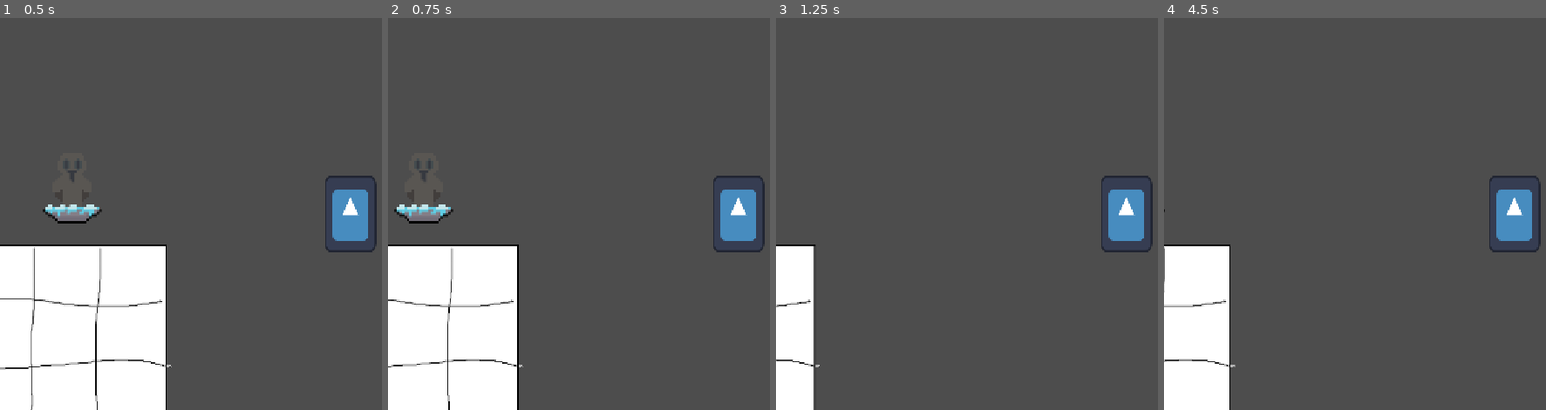
Above: before the commit, frames 1-4 (left to right).
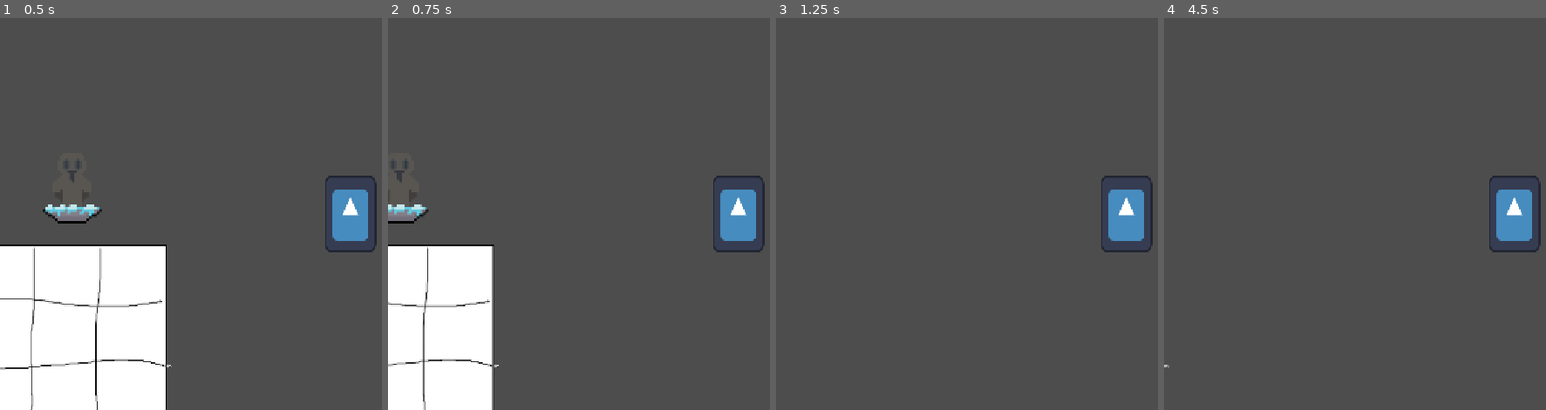
Above: after the commit, the same moments.

Repository: DlekiYa/gamejam2
Game: Godot game, scene res://test.tscn
Same seed, same stepped clock (60 frames per second), same inputs: the game is played once before the commit and once after it. This scene is started directly instead of the project's main scene. The engine's default icon, where the game draws it, is replaced by a stand-in: a white triangle on a blue panel in a dark square.
Inputs (mouse positions are in pixels of both pictures, inside the frame that each line leads up to):
- Up to frame 1 (0.5 s): no input
- Up to frame 2 (0.75 s): tap Enter at 0.5 s; move the mouse to (outside the picture) at 0.52 s; hold D (right) from 0.53 s (still down); tap Mouse wheel down (scroll_down) at 0.6 s
- Up to frame 3 (1.25 s): keep holding D (right)
- Up to frame 4 (4.5 s): move the mouse to (1374, 233) at 1.27 s; release D (right) at 1.28 s; hold S (down) 1.28-2.03 s; tap Mouse wheel up (scroll_up) at 1.35, 2.85, 4.35 s; move the mouse to (outside the picture) at 2.02 s; hold D (right) 2.03-2.78 s; tap Mouse wheel down (scroll_down) at 2.1, 3.6 s; tap Space at 2.75 s; move the mouse to (1477, 292) at 2.77 s; hold W (ui_up) 2.78-3.53 s; tap Enter at 3.5 s; move the mouse to (outside the picture) at 3.52 s; hold A (left) from 3.53 s (still down); move the mouse to (1305, 155) at 4.27 s

Frame 1 is identical in both runs. In frame 2, 4.4% of the frame differs, in the area x 0-36%, y 47-100%; in frame 3, 4.1%; in frame 4, 7.3%, in the area x 0-19%, y 48-100%.
Error after the commit: Invalid access to property or key 'slots' on a base object of type 'null instance'. (res://Script/player.gd:41)

Commit message:
clean stuff up

Diff:
--- a/button.tscn
+++ /dev/null
@@ -1,19 +0,0 @@
-[gd_scene format=3 uid="uid://bs4pwtcv5vo0c"]
-
-[ext_resource type="Texture2D" uid="uid://bbngijjqmwnhm" path="res://icon.svg" id="1_r04n3"]
-
-[node name="Control" type="Button" unique_id=1276257527]
-anchors_preset = 15
-anchor_right = 1.0
-anchor_bottom = 1.0
-grow_horizontal = 2
-grow_vertical = 2
-
-[node name="Sprite2D" type="Sprite2D" parent="." unique_id=2061546065]
-position = Vector2(64, 64)
-texture = ExtResource("1_r04n3")
-
-[node name="CenterContainer" type="CenterContainer" parent="." unique_id=1907429761]
-layout_mode = 0
-offset_right = 128.0
-offset_bottom = 128.0
--- a/grid.gd
+++ /dev/null
@@ -1,41 +0,0 @@
-extends Sprite2D
-
-
-@export var grid: Array[Node2D]
-@export var highlight_sprite: Sprite2D
-var selected: int
-var player_inside: Player
-
-# Called when the node enters the scene tree for the first time.
-func _ready() -> void:
-	var area_2d: Area2D = $Area2D
-	area_2d.body_entered.connect(_body_entered)
-	area_2d.body_exited.connect(_body_exited)
-
-# Called every frame. 'delta' is the elapsed time since the previous frame.
-func _process(_delta: float) -> void:
-	if player_inside != null:
-		recalc_closest(player_inside)
-
-
-func recalc_closest(player: Player) -> void:
-	var min_dist: float = 100000.0
-	var min_index: int= -1
-	var curr_index: int = 0
-	for node: Node2D in grid:
-		if node.global_position.distance_to(player.global_position) < min_dist:
-			min_dist = node.global_position.distance_to(player.global_position)
-			min_index = curr_index
-		curr_index += 1
-	selected = min_index
-	highlight_sprite.position = grid[selected].position
-	highlight_sprite.show()
-
-func _body_entered(body: Node2D) -> void:
-	if body is Player:
-		player_inside = body
-
-func _body_exited(body: Node2D) -> void:
-	if body is Player:
-		highlight_sprite.hide()
-		player_inside = null
--- a/hotbar.tscn
+++ /dev/null
@@ -1,23 +0,0 @@
-[gd_scene format=3 uid="uid://dne46pvtwdgou"]
-
-[ext_resource type="PackedScene" uid="uid://bs4pwtcv5vo0c" path="res://button.tscn" id="1_mjyg7"]
-
-[node name="Control" type="Control" unique_id=889720321]
-layout_mode = 3
-anchors_preset = 15
-anchor_right = 1.0
-anchor_bottom = 1.0
-offset_left = -2.0
-offset_top = 521.0
-offset_right = -2.0
-offset_bottom = 521.0
-grow_horizontal = 2
-grow_vertical = 2
-
-[node name="HBoxContainer" type="HBoxContainer" parent="." unique_id=1190533448]
-layout_mode = 0
-offset_right = 1184.0
-offset_bottom = 128.0
-
-[node name="Control" parent="HBoxContainer" unique_id=1276257527 instance=ExtResource("1_mjyg7")]
-layout_mode = 2
--- a/player.gd
+++ /dev/null
@@ -1,9 +0,0 @@
-class_name Player extends CharacterBody2D
-
-
-@export var speed: float = 300
-
-func _physics_process(_delta: float) -> void:
-	var direction: Vector2 = Input.get_vector("left", "right", "up", "down")
-	velocity = speed * direction
-	move_and_slide()
--- a/project.godot
+++ b/project.godot
@@ -14,8 +14,6 @@
 run/main_scene="uid://cddysvsuag50v"
 config/features=PackedStringArray("4.7", "Forward Plus")
 config/icon="res://icon.svg"
-
-[debug]
 
 [display]
 
@@ -72,8 +70,10 @@
 }
 right={
 "deadzone": 0.2,
-"events": [Object(InputEventKey,"resource_local_to_scene":fa …(211 unchanged characters)… "location":0,"echo":false,"script":null),
-Object(InputEventKey,"resource_local_to_scene":false,"resource_name":"","device":-1,"window_id":0,"alt_pressed":false,"shift_pressed":false,"ctrl_pressed":false,"meta_pressed":false,"pressed":false,"keycode":0,"physical_keycode":4194321,"key_label":0,"unicode":0,"location":0,"echo":false,"script":null)]}
+"events": [Object(InputEventKey,"resource_local_to_scene":fa …(211 unchanged characters)… "location":0,"echo":false,"script":null)
+, Object(InputEventKey,"resource_local_to_scene":false,"resource_name":"","device":-1,"window_id":0,"alt_pressed":false,"shift_pressed":false,"ctrl_pressed":false,"meta_pressed":false,"pressed":false,"keycode":0,"physical_keycode":4194321,"key_label":0,"unicode":0,"location":0,"echo":false,"script":null)
+]
+}
 scroll_up={
 "deadzone": 0.2,
 "events": [Object(InputEventMouseButton,"resource_local_to_scene":false,"resource_name":"","device":-1,"window_id":0,"a …(253 unchanged characters)…
--- a/test.tscn
+++ b/test.tscn
@@ -2,13 +2,9 @@
 
 [ext_resource type="Texture2D" uid="uid://c8g83k84ejv2l" path="res://sprites/owl_altar.png" id="1_8uh7m"]
 [ext_resource type="Texture2D" uid="uid://bbngijjqmwnhm" path="res://icon.svg" id="2_6uqi0"]
-[ext_resource type="Script" uid="uid://ctj3sqijohbh8" path="res://player.gd" id="2_ppyta"]
-[ext_resource type="Script" path="res://volcano_manager.gd" id="4_ppyta"]
-[ext_resource type="Texture2D" uid="uid://b2y1n4pr4hsia" path="res://sprites/ugly/volcano small.png" id="5_vbegm"]
-[ext_resource type="Texture2D" uid="uid://ddajtalfvuw2c" path="res://sprites/ugly/volcano medium.png" id="6_ehkex"]
-[ext_resource type="Texture2D" uid="uid://deeylirh8gkfb" path="res://sprites/ugly/volcano big.png" id="7_xersf"]
+[ext_resource type="Script" uid="uid://c6iwv31f04bfu" path="res://Script/player.gd" id="5_ykrsh"]
 [ext_resource type="Texture2D" uid="uid://bsjwm7hc2urdu" path="res://sprites/ugly/grid.png" id="8_xersf"]
-[ext_resource type="Script" uid="uid://bjhmyka2h58go" path="res://grid.gd" id="9_00tp4"]
+[ext_resource type="Script" uid="uid://bjhmyka2h58go" path="res://Script/Grid.gd" id="9_00tp4"]
 
 [sub_resource type="CapsuleShape2D" id="CapsuleShape2D_mti6b"]
 radius = 31.0
@@ -89,11 +85,8 @@
 position = Vector2(0.3491211, -0.7874489)
 shape = SubResource("RectangleShape2D_vbegm")
 
-[node name="VolcanoManager" type="Node2D" parent="." unique_id=1167929354 node_paths=PackedStringArray("my_sprite")]
+[node name="VolcanoManager" type="Node2D" parent="." unique_id=1167929354]
 position = Vector2(1620, 520)
-script = ExtResource("4_ppyta")
-volcano_textures = Array[Texture2D]([ExtResource("5_vbegm"), ExtResource("6_ehkex"), ExtResource("7_xersf")])
-my_sprite = NodePath("VolcanoSprite")
 
 [node name="VolcanoSprite" type="Sprite2D" parent="VolcanoManager" unique_id=1080171277]
 
@@ -143,7 +136,7 @@
 
 [node name="Player" type="CharacterBody2D" parent="." unique_id=1272866412]
 position = Vector2(2082, 760)
-script = ExtResource("2_ppyta")
+script = ExtResource("5_ykrsh")
 
 [node name="Icon" type="Sprite2D" parent="Player" unique_id=745310693]
 position = Vector2(2.4999943, 0)
